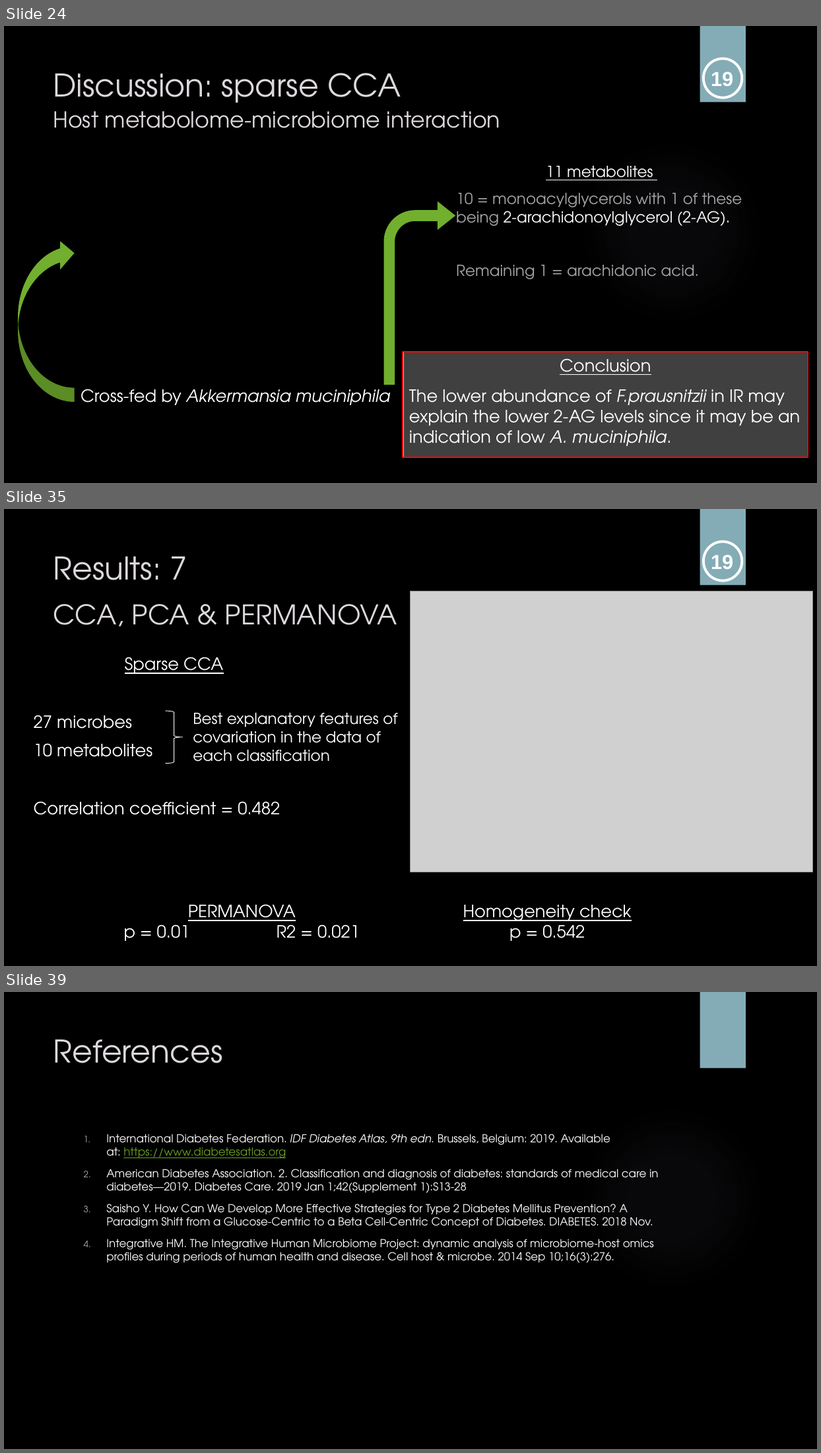
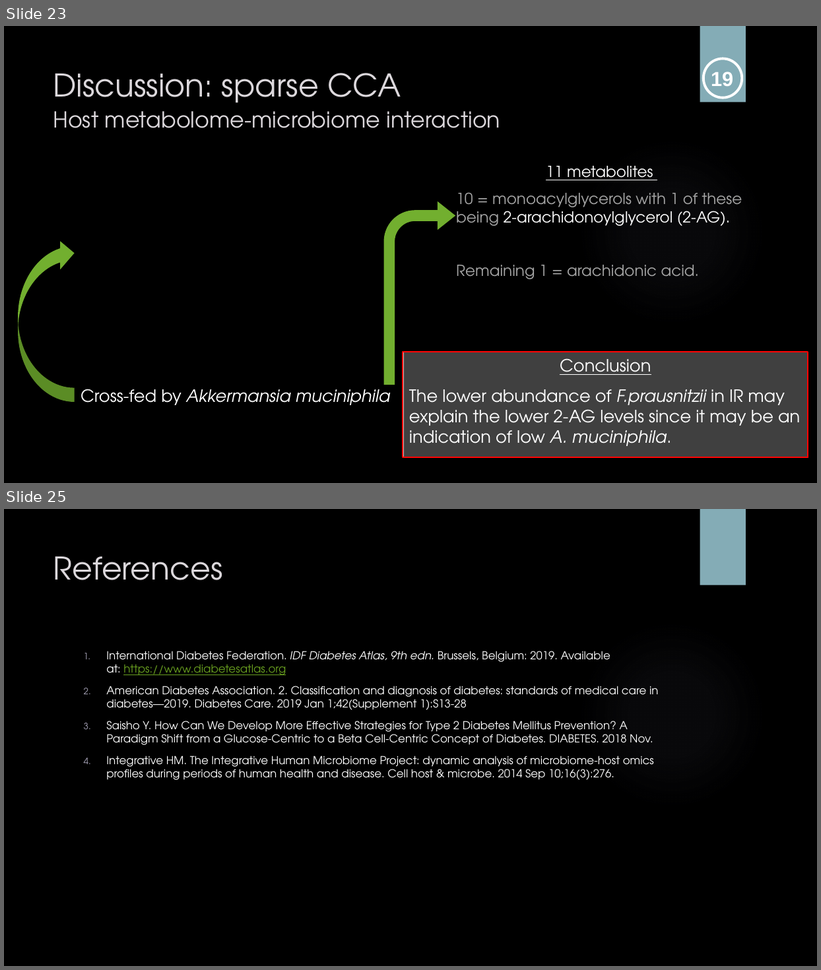
Before and after one commit to sabdeolive/Sabrina_BMS_Bachelor-Internship, a slide deck: Final Presentation.pptx. Shown one above the other, each under a label of ours: slides 24, 35 and 39 before the commit, slides 23 and 25 after it; the slides between them are not shown. The pictures are 821x1453 and 821x970 pixels, drawn with LibreOffice and Linux fonts; fonts in the diff are those of the drawing; grey boxes stand for pictures; background and template pictures are left out. Boxes give left, top, right and bottom in pixels: in the first picture for what was removed or moved away, otherwise in the second. Text is boxed around its words. In the diff, an @@ line names an element or a change of style, - is before the commit and + after.

```diff
--- a/Final Presentation.pptx
+++ b/Final Presentation.pptx
@@ slide 35 removed at <box>4,509,817,966</box>, background picture (left out); not listed: 1 template element that a slide beside it also shows @@
@@ ellipse removed at <box>704,541,742,580</box> @@
@@ title removed at <box>54,557,397,626</box> @@
-Results: 7
-CCA, PCA & PERMANOVA
@@ text removed at <box>711,555,733,569</box> @@
-19
@@ picture removed at <box>411,591,813,872</box> @@
@@ text removed at <box>34,657,280,815</box> @@
-Sparse CCA
-27 microbes
-10 metabolites
-Correlation coefficient = 0.482
@@ right brace removed at <box>166,711,183,763</box> @@
@@ text removed at <box>193,713,397,762</box> @@
-Best explanatory features of covariation in the data of each classification
@@ text removed at <box>124,904,632,941</box> @@
-PERMANOVA
-p = 0.01 R2 = 0.021
-Homogeneity check
-p = 0.542
@@ what was slide 24 is now slide 23 @@
@@ what was slide 39 is now slide 25 @@
```
Also in this commit, not shown: 7 slides changed, 3 slides added, 16 other slides removed.
